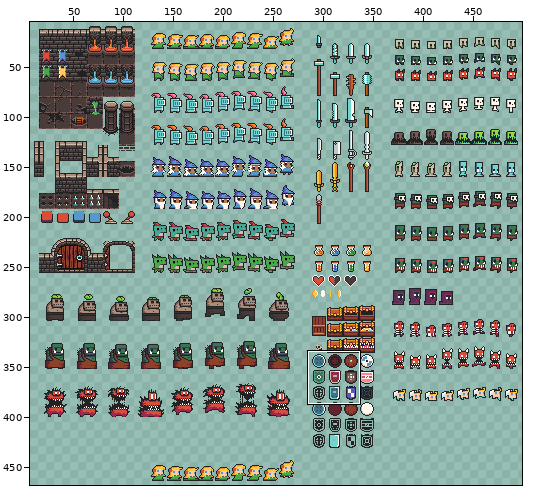
One commit to this sprite sheet: docs/images/dungeon_base.png. The picture above shows the old version from afar; the outline marks the close-up.
Close-up. Before:
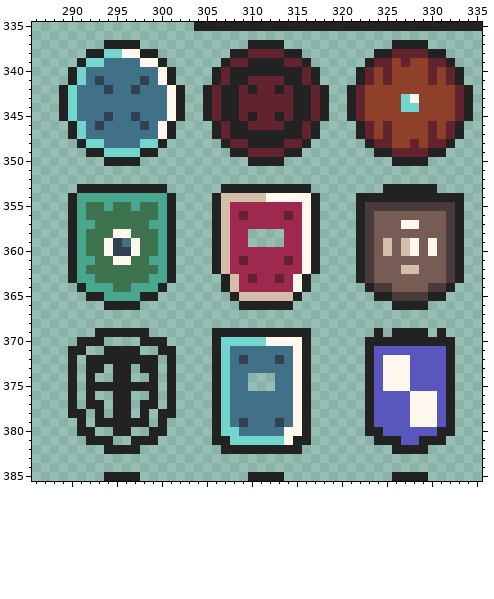
The file is 512x512 pixels. Colours within 5 levels of each other are drawn and written as one. Shown: x 286..335, y 335..385. The wide view leaves out empty margins.
New version:
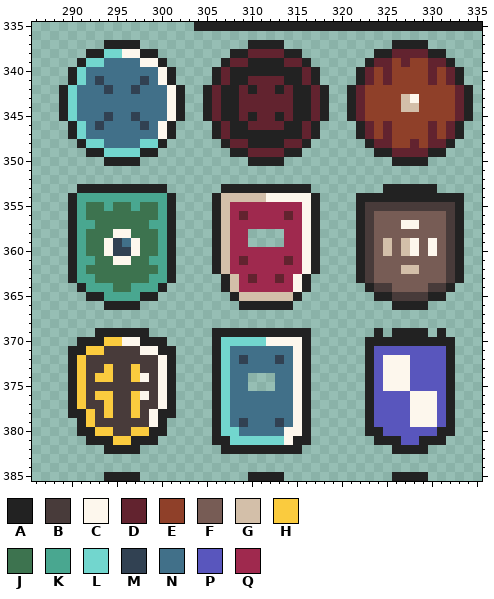
Palette (. is transparent): A #222222  B #483b3a  C #fdf7ed  D #62232f  E #8f4029  F #775c55  G #d3bfa9  H #facb3e  J #3d734f  K #49a790  L #72d6ce  M #314152  N #417089  P #5956bd  Q #9f294e
What changed:
@@ x 325..330 @@
 342 EEEEEE
-343 EELCEE
-344 EELLEE
+343 EEGCEE
+344 EEGGEE
 345 EEEEEE
@@ x 289..302 @@
 369 ....AAAAAA....
-370 ..AAA....AAA..
-371 .AA..AAAA..AA.
-372 .A.AAAAAAAA.A.
-373 .A.AA.AA.AA.A.
-374 .A.A..AA..A.A.
-375 .A.AAAAAAAA.A.
-376 .A.A..AA..A.A.
-377 .A.AA.AA.AA.A.
-378 .AA.A.AA.A.AA.
-379 ..A.AAAAAA.A..
-380 ..AA..AA..AA..
-381 ...AAA..AAA...
+370 ..AAAHHCCAAA..
+371 .AAHHBBBBCCAA.
+372 .AHBBBBBBBBCA.
+373 .AHBBHBBHBBCA.
+374 .AHBHHBBHCBCA.
+375 .AHBBBBBBBBCA.
+376 .AHBHHBBHCBCA.
+377 .AHBBHBBHBBCA.
+378 .AAHBHBBHBCAA.
+379 ..AHBBBBBBCA..
+380 ..AAHHBBHHAA..
+381 ...AAAHHAAA...
 382 .....AAAA.....
Pixel boxes of the changes (left, top, right, bottom) in both close-ups:
changed: (401, 94, 419, 112)
changed: (77, 337, 167, 445)
